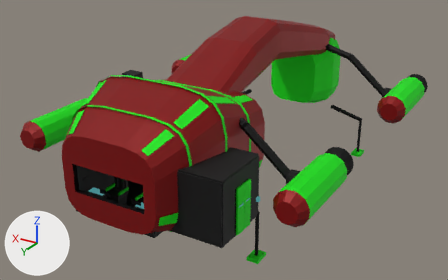
Two versions of the glTF model assets/models/expedition/porter.glb, one commit apart.
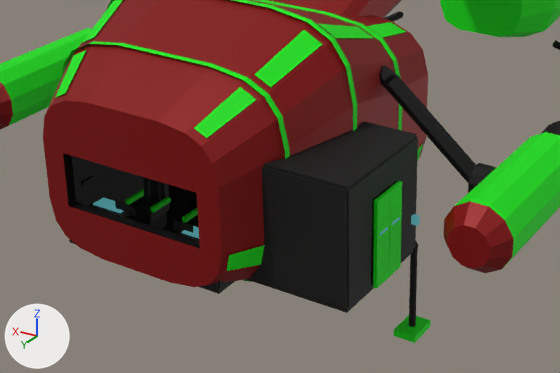
Old and new are each drawn whole from a 50 mm lens placed at (-16.1, 28.35, 13.82), pointed at (0.29, 1.02, 0.15) and again close up on the part from 9% to 75% of the width and 30% to 100% of the height. Lighting does not change. The marker at lower left points along +X, +Y and +Z. The older version's two pictures come first. Where no turn or scale is listed for an object, it has been applied to the vertices. Vertices at exactly the same position are counted once.

In view in the first close-up: 'expedition_porter:aft_service_bustle', 'expedition_porter:ceiling_eva', 'expedition_porter:door_eva-outer_-1', 'expedition_porter:door_eva-outer_1', 'expedition_porter:habitat_seams_1', 'expedition_porter:lock_fittings_eva', 'expedition_porter:pressure_hull_0', 'expedition_porter:rocket_pod_-1_0', 'expedition_porter:rocket_pod_1_0', 'expedition_porter:room_bridge', 'expedition_porter:room_eva', 'expedition_porter:service_panels_0', 'expedition_porter:spine_pod_yokes' and 8 more.
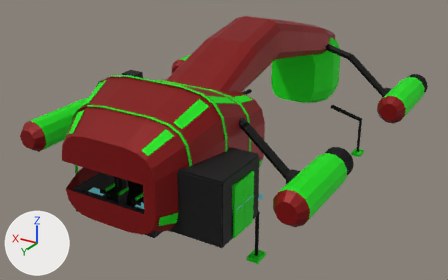
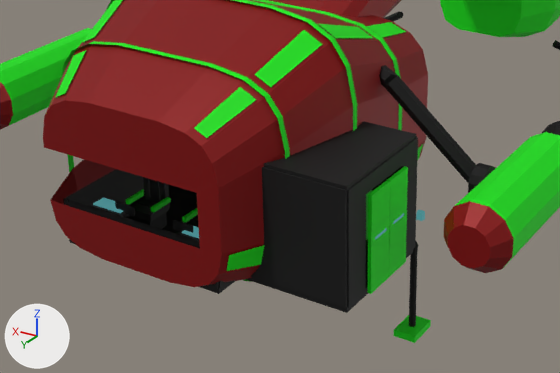
What differs and where, as boxes [x1, y1, x2, y2] in the close-ups (560 x 373 px; the box of a moved part takes in the faces that stretch with it):
'expedition_porter:room_bridge', reshaped: before [63, 153, 235, 294]; after [63, 169, 235, 294]
'expedition_porter:door_eva-outer_-1', reshaped (33% wider, 16% taller): before [373, 191, 390, 289]; after [367, 180, 390, 294]
'expedition_porter:door_eva-outer_1', reshaped (38% wider, 15% taller): before [387, 181, 402, 277]; after [387, 166, 408, 277]
'expedition_porter:lock_fittings_eva', reshaped (mostly hidden): before [411, 214, 420, 226]; after [366, 190, 425, 240]
part 2 of me_expedition_porter_door_eva_outer__1_009, moved or reshaped: before [380, 227, 388, 236]; after [375, 228, 387, 240]
part 3 of me_expedition_porter_door_eva_outer__1_009, moved or reshaped: before [373, 191, 390, 289]; after [367, 180, 390, 294]
part 4 of me_expedition_porter_lock_fittings_eva_009, moved or reshaped: before [411, 214, 420, 226]; after [416, 210, 425, 221]
part 5 of me_expedition_porter_pressure_hull_0_009, moved or reshaped: [43, 100, 202, 286] in both
part 6 of me_expedition_porter_room_bridge_009, cut back: before [65, 154, 76, 203]; after [63, 169, 200, 249]
part 7 of me_expedition_porter_room_eva_009, moved or reshaped: before [393, 137, 418, 260]; after [399, 137, 418, 255]
part 8 of me_expedition_porter_room_eva_009, moved or reshaped: before [347, 153, 397, 284]; after [347, 149, 403, 291]
part 9 of me_expedition_porter_room_eva_009, moved or reshaped: before [372, 173, 396, 200]; after [366, 166, 401, 194]

Edits to the bpy script that builds the scene:
```text
Change me_expedition_porter_door_eva_outer_1_009:
    remove me_expedition_porter_door_eva_outer_1_009.from_pydata(...)  # 16 vertices, 24 faces; spans x -5.2..-5.08, y 7.96..8.49, z 0.0..2.15
    add me_expedition_porter_door_eva_outer_1_009.from_pydata(...)  # 16 vertices, 24 faces; spans x -5.2..-5.08, y 7.71..8.49, z 0.0..2.4
    me_expedition_porter_door_eva_outer_1_009 part 1: the loose piece of 8 vertices spanning x -5.18..-5.09, y 7.96..8.49, z 0.0..2.15 is scaled about its middle by (1, 1.47, 1.12), then moved by (0.0, -0.12, 0.12)
    other edits to the shape of me_expedition_porter_door_eva_outer_1_009 do not show in these pictures
Change me_expedition_porter_door_eva_outer__1_009:
    remove me_expedition_porter_door_eva_outer__1_009.from_pydata(...)  # 16 vertices, 24 faces; spans x -5.2..-5.08, y 8.51..9.04, z 0.0..2.15
    add me_expedition_porter_door_eva_outer__1_009.from_pydata(...)  # 16 vertices, 24 faces; spans x -5.2..-5.08, y 8.51..9.29, z 0.0..2.4
    me_expedition_porter_door_eva_outer__1_009 part 2: the loose piece of 8 vertices spanning x -5.2..-5.08, y 8.61..8.94, z 1.27..1.33 is scaled about its middle by (1, 1.47, 1), then moved by (0.0, 0.12, 0.0)
    me_expedition_porter_door_eva_outer__1_009 part 3: the loose piece of 8 vertices spanning x -5.18..-5.09, y 8.51..9.04, z 0.0..2.15 is scaled about its middle by (1, 1.47, 1.12), then moved by (0.0, 0.12, 0.12)
Change me_expedition_porter_lock_fittings_eva_009:
    remove me_expedition_porter_lock_fittings_eva_009.from_pydata(...)  # 40 vertices, 60 faces; spans x -5.53..-1.67, y 7.05..7.86, z 0.0..2.04
    add me_expedition_porter_lock_fittings_eva_009.from_pydata(...)  # 40 vertices, 60 faces; spans x -5.53..-1.67, y 7.05..7.61, z 0.0..2.04
    me_expedition_porter_lock_fittings_eva_009 part 4: the loose piece of 8 vertices spanning x -5.53..-5.38, y 7.74..7.86, z 1.1..1.3 is moved by (0.0, -0.25, 0.0)
    other edits to the shape of me_expedition_porter_lock_fittings_eva_009 do not show in these pictures
Change me_expedition_porter_pressure_hull_0_009:
    remove me_expedition_porter_pressure_hull_0_009.from_pydata(...)  # 151 vertices, 238 faces; spans x -3.68..3.68, y 3.3..11.0, z -0.98..5.38
    add me_expedition_porter_pressure_hull_0_009.from_pydata(...)  # 161 vertices, 247 faces; spans x -3.68..3.68, y 3.3..11.0, z -0.98..5.38
    me_expedition_porter_pressure_hull_0_009 part 5
    2 vertices are removed from x 1.9..2.48, y 11.0, z 1.0..1.04
    19 faces are deleted
    12 vertices are added at x 1.88..3.68, y 7.5..11.0, z 0.06..3.59
    28 new faces join them
Change me_expedition_porter_room_bridge_009:
    remove me_expedition_porter_room_bridge_009.from_pydata(...)  # 80 vertices, 120 faces; spans x -2.25..2.25, y 6.45..10.85, z -0.15..2.8
    add me_expedition_porter_room_bridge_009.from_pydata(...)  # 106 vertices, 146 faces; spans x -2.25..2.25, y 6.45..10.85, z -0.15..2.8
    me_expedition_porter_room_bridge_009 part 6: 2 vertices removed from x 1.9, y 10.75..10.85, z 1.0; 28 vertices added at x 1.88..2.25, y 6.5..10.85, z 0.0..2.8
    other edits to the shape of me_expedition_porter_room_bridge_009 do not show in these pictures
Change me_expedition_porter_room_eva_009:
    where me_expedition_porter_room_eva_009.from_pydata(...)  # 64 vertices, 108 faces; spans x -5.05..-2.15, y 6.95..10.05, z -0.15..2.8
    me_expedition_porter_room_eva_009 part 7: all 2 vertices in x -5.05..-4.95, y 7.95, z 2.8 are moved by (0.0, -0.25, 0.0)
    me_expedition_porter_room_eva_009 part 8: all 2 vertices in x -5.05..-4.95, y 9.05, z 2.8 are moved by (0.0, 0.25, 0.0)
    me_expedition_porter_room_eva_009 part 9: all 2 vertices in x -5.05..-4.95, y 9.05, z 2.15 are moved by (0.0, 0.25, 0.25)
```
